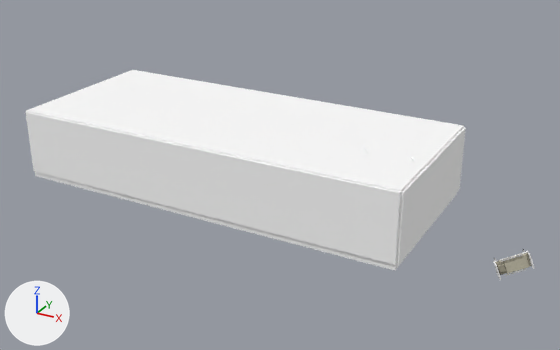
Before and after pictures for a commit that changed the glTF model assets/publics/model/hospital_1f.glb.
Both versions are drawn from a 50 mm lens placed at (36.9, -39.9, 20.9), pointed at (14.9, 0.1, 0.9). The lights are fixed; the arrows at lower left show +X, +Y and +Z. The picture after the commit comes second. Where no turn or scale is listed for an object, it has been applied to the vertices.

Objects in the first picture: 'WALL_CEILING_slab', 'WALL_FLOOR_slab', 'W_east_hi', 'W_east_lo', 'W_north_hi', 'W_north_lo' and 6 more.
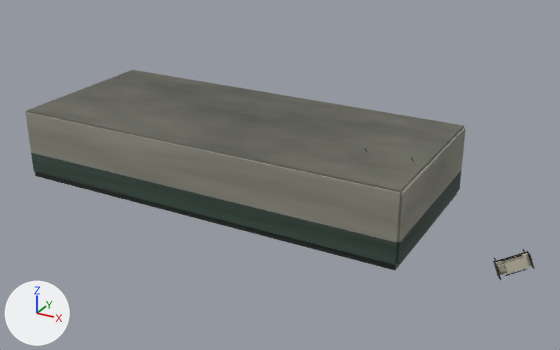
What the commit changed:
Picture 'M_WallUpper' (img_m_wallupper) is new.
Picture 'M_WallLower' (img_m_walllower) is new.
Picture 'M_Ceiling' (img_m_ceiling) is new.
Picture 'M_Floor' (img_m_floor) is new.
In material 'M_Floor' (mat_m_floor), base_color is no longer (1.0, 1.0, 1.0), white #ffffff.
In material 'M_Floor' (mat_m_floor), texture is now set to img_m_floor.
In material 'M_Ceiling' (mat_m_ceiling), base_color is no longer (1.0, 1.0, 1.0), white #ffffff.
In material 'M_Ceiling' (mat_m_ceiling), texture is now set to img_m_ceiling.
In material 'M_WallLower' (mat_m_walllower), base_color is no longer (1.0, 1.0, 1.0), white #ffffff.
In material 'M_WallLower' (mat_m_walllower), texture is now set to img_m_walllower.
In material 'M_WallUpper' (mat_m_wallupper), base_color is no longer (1.0, 1.0, 1.0), white #ffffff.
In material 'M_WallUpper' (mat_m_wallupper), texture is now set to img_m_wallupper.

Changed parts and their boxes [x1, y1, x2, y2] in the pictures (560 x 350 px):
'WALL_CEILING_slab', surface changed (white to grey): [26, 70, 464, 194] in both
'W_north_hi', surface changed (white to grey): [25, 112, 401, 242] in both
'W_north_lo', surface changed (white to black): [31, 153, 398, 265] in both
'W_east_hi', surface changed (white to grey): [398, 127, 466, 242] in both
'WALL_FLOOR_slab', surface changed: [35, 172, 457, 270] in both
'W_east_lo', surface changed (white to black): [396, 171, 461, 264] in both
